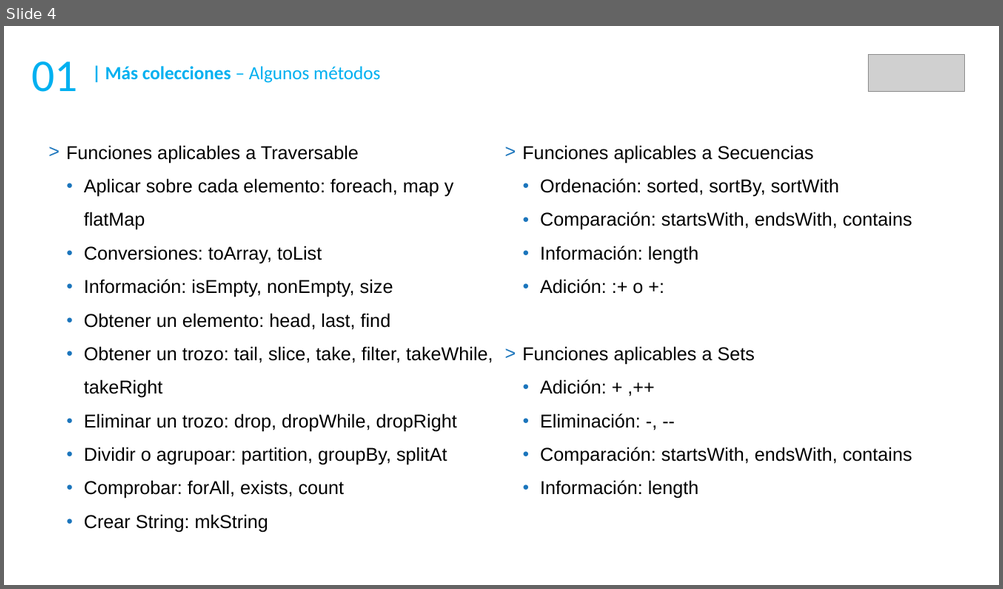
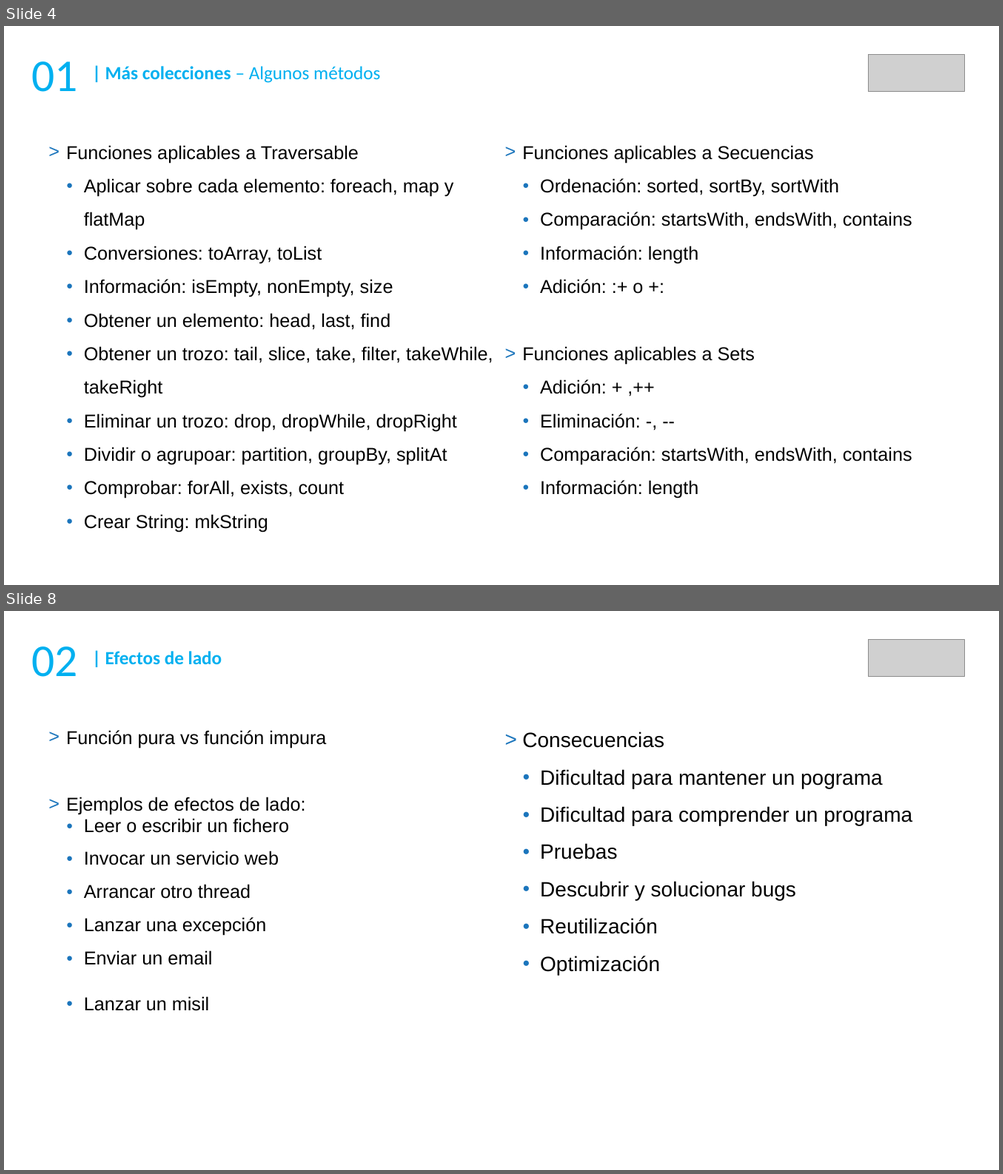
Before and after one commit to DaniGCaff/cursoScalaMay18, a slide deck: guiones/dia2.odp. Shown one above the other, each under a label of ours: slide 4 before the commit, slides 4 and 8 after it; the slides between them are not shown. The pictures are 1003x589 and 1003x1174 pixels, drawn with LibreOffice and Linux fonts; fonts in the diff are those of the drawing; grey boxes stand for pictures. Boxes give left, top, right and bottom in pixels: in the first picture for what was removed or moved away, otherwise in the second. Text is boxed around its words. In the diff, an @@ line names an element or a change of style, - is before the commit and + after.

```diff
--- a/guiones/dia2.odp
+++ b/guiones/dia2.odp
@@ slide 8 added at (4,611,999,1170), background #FFFFFF @@
@@ text added at (32,647,78,677), 44 pt, text #00B0F0 @@
+02
@@ text added at (105,651,222,665), 18 pt, text #00B0F0, bold @@
+| Efectos de lado
@@ picture added at (868,639,965,677) @@
@@ text added at (66,730,326,1011), 18 pt, text #000000 @@
+> Función pura vs función impura
+> Ejemplos de efectos de lado:
+  ● Leer o escribir un fichero
+  ● Invocar un servicio web
+  ● Arrancar otro thread
+  ● Lanzar una excepción
+  ● Enviar un email
+  ● Lanzar un misil
@@ text added at (522,732,912,975), 20 pt, text #000000 @@
+> Consecuencias
+  ● Dificultad para mantener un pograma
+  ● Dificultad para comprender un programa
+  ● Pruebas
+  ● Descubrir y solucionar bugs
+  ● Reutilización
+  ● Optimización
```
Also in this commit, not shown: 2 slides changed, 13 other slides added, 19 slides removed, 8 other files.
